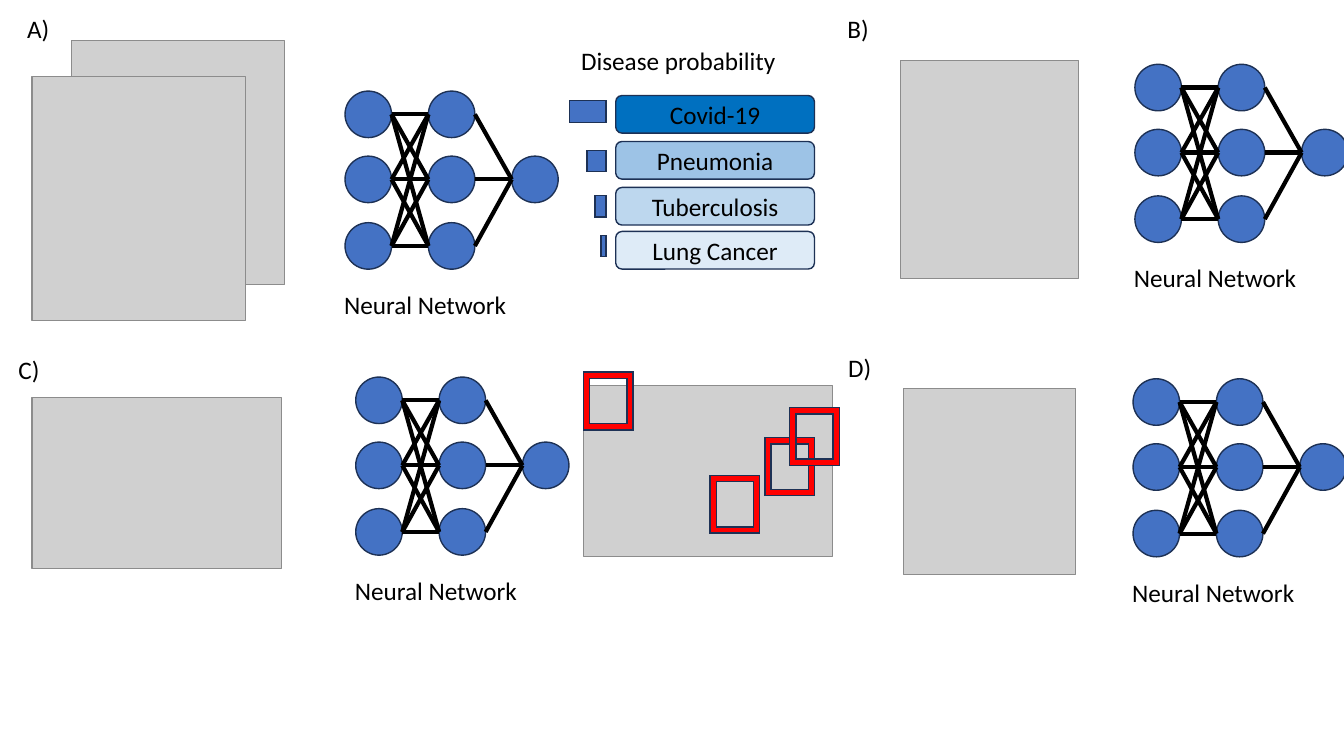
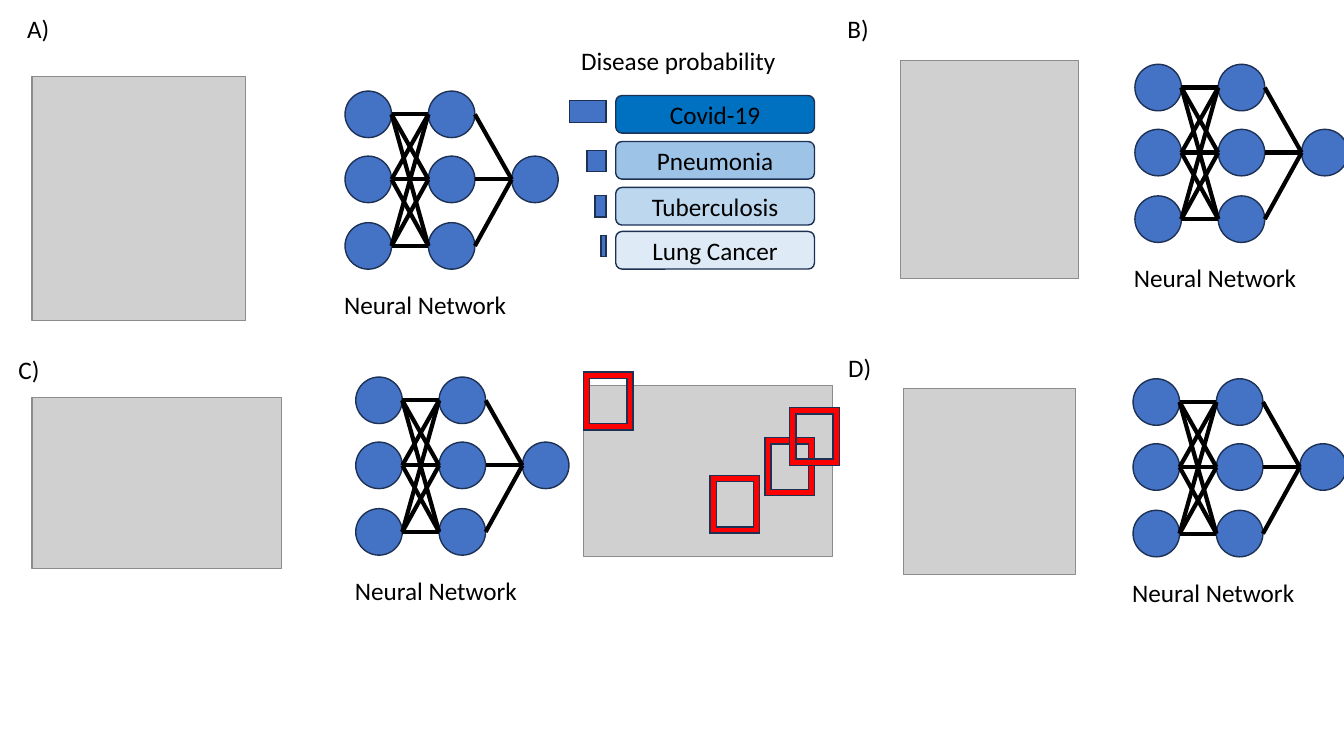
Before and after one commit to SalvatoreRa/explanaibleAI, a slide deck: slide 2 of figures/addtional_figures.pptx. Drawn at 1344x756 pixels with LibreOffice and Linux fonts; fonts in the diff are those of the drawing; grey boxes stand for pictures; background and template pictures are left out. Boxes give left, top, right and bottom in pixels: in the first picture for what was removed or moved away, otherwise in the second. Text is boxed around its words. In the diff, an @@ line names an element or a change of style, - is before the commit and + after.

```diff
--- a/figures/addtional_figures.pptx
+++ b/figures/addtional_figures.pptx
@@ picture removed at (x1=72, y1=40, x2=285, y2=284) @@
```
Also in this commit, not shown: 1 slide added.
